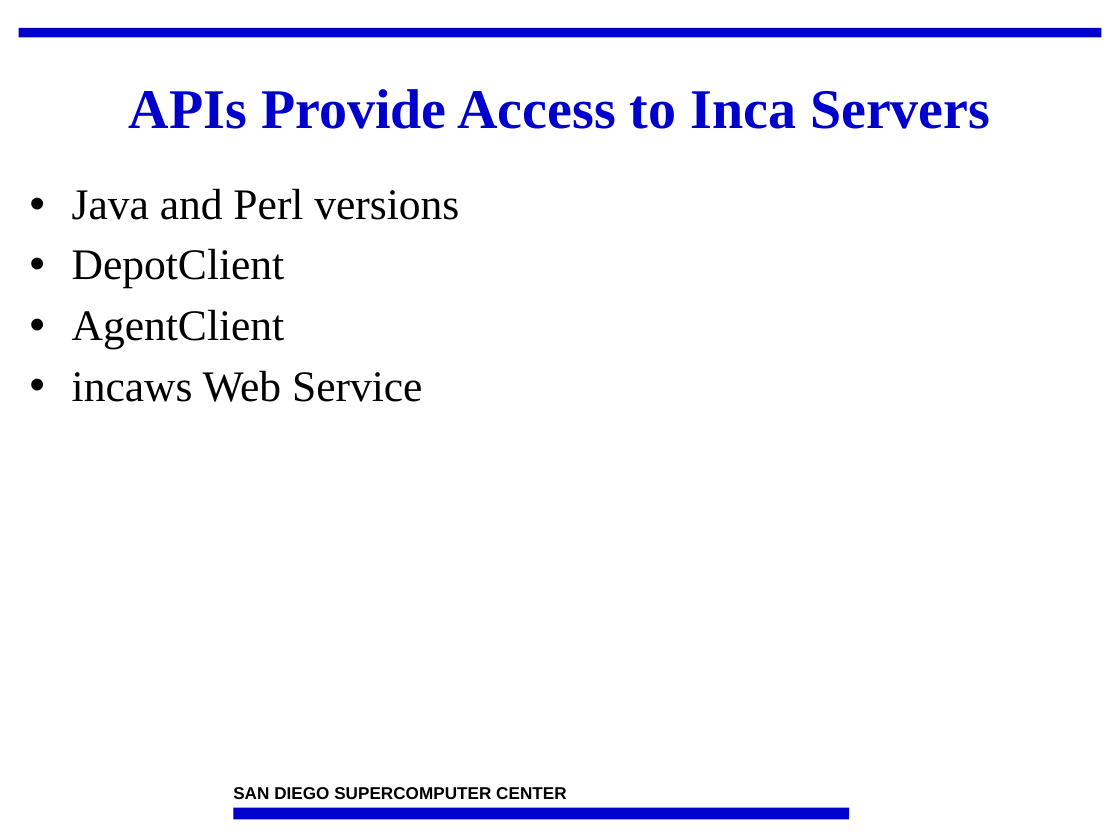
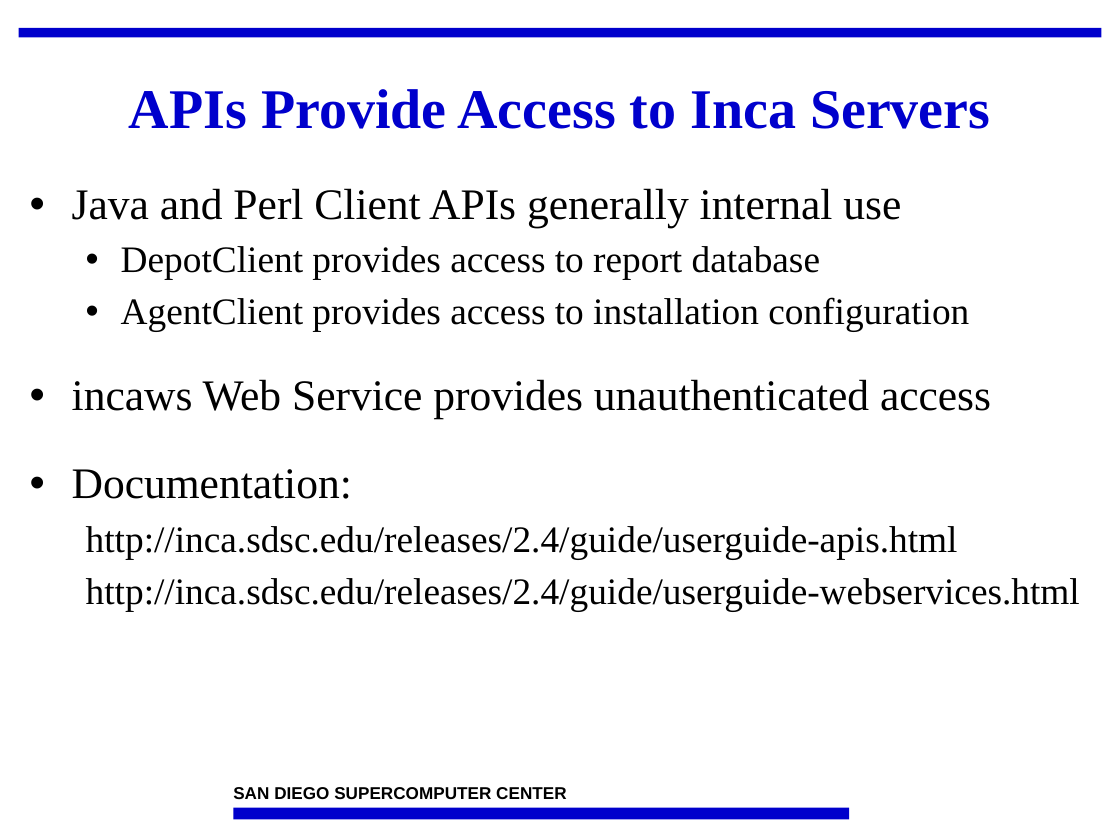
Before and after one commit to IncaProject/inca-xsede, a slide deck: slide 2 of talks/2008workshop/apis.ppt. Drawn at 1120x840 pixels with LibreOffice and Linux fonts; fonts in the diff are those of the drawing; background and template pictures are left out. Boxes give left, top, right and bottom in pixels: in the first picture for what was removed or moved away, otherwise in the second. Text is boxed around its words. In the diff, an @@ line names an element or a change of style, - is before the commit and + after.

Commit message:
Update.

```diff
--- a/talks/2008workshop/apis.ppt
+++ b/talks/2008workshop/apis.ppt
@@ text at [72,188,1080,611]: text changed; size 28 to 24 pt @@
-• Java and Perl versions
-• DepotClient
-• AgentClient
-• incaws Web Service
+• Java and Perl Client APIs generally internal use
+  • DepotClient provides access to report database
+  • AgentClient provides access to installation configuration
+• incaws Web Service provides unauthenticated access
+• Documentation:
+  http://inca.sdsc.edu/releases/2.4/guide/userguide-apis.html
+  http://inca.sdsc.edu/releases/2.4/guide/userguide-webservices.html
```
Also in this commit, not shown: 6 slides added.
